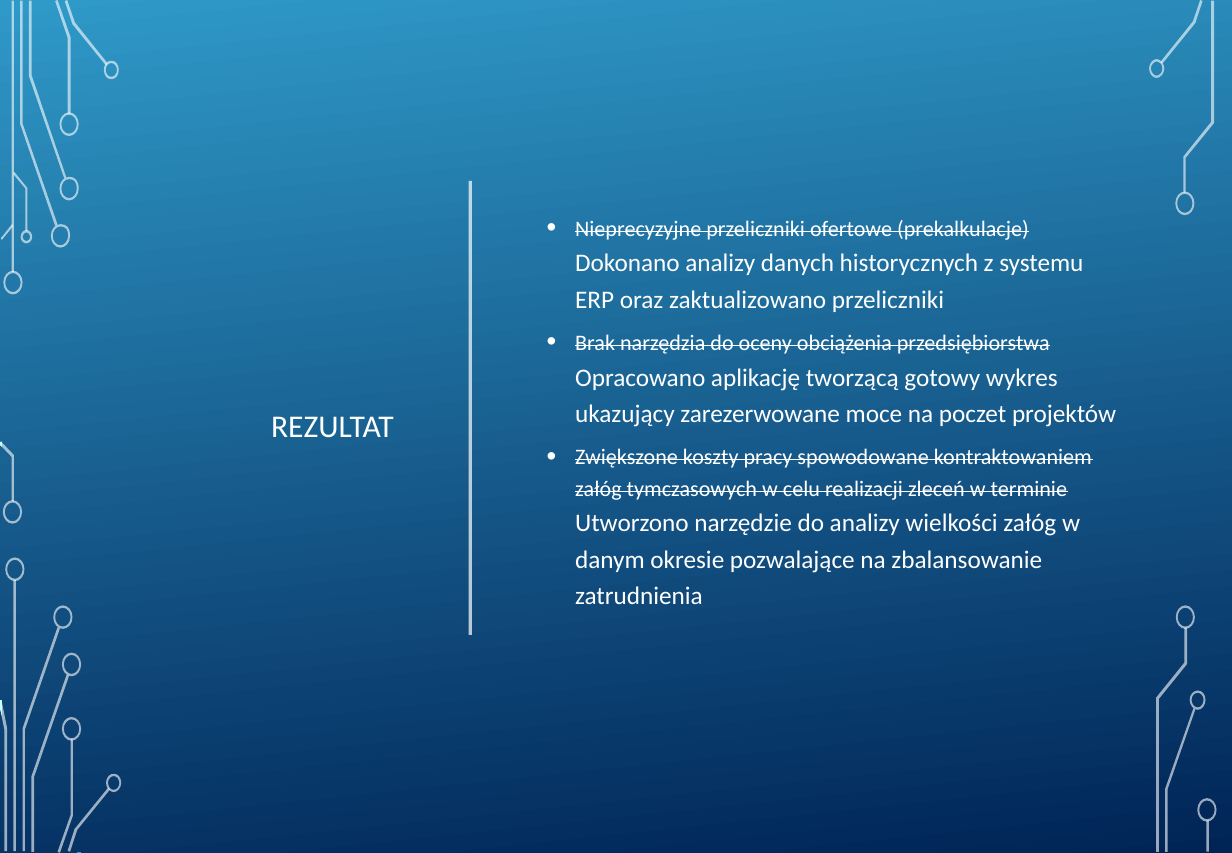
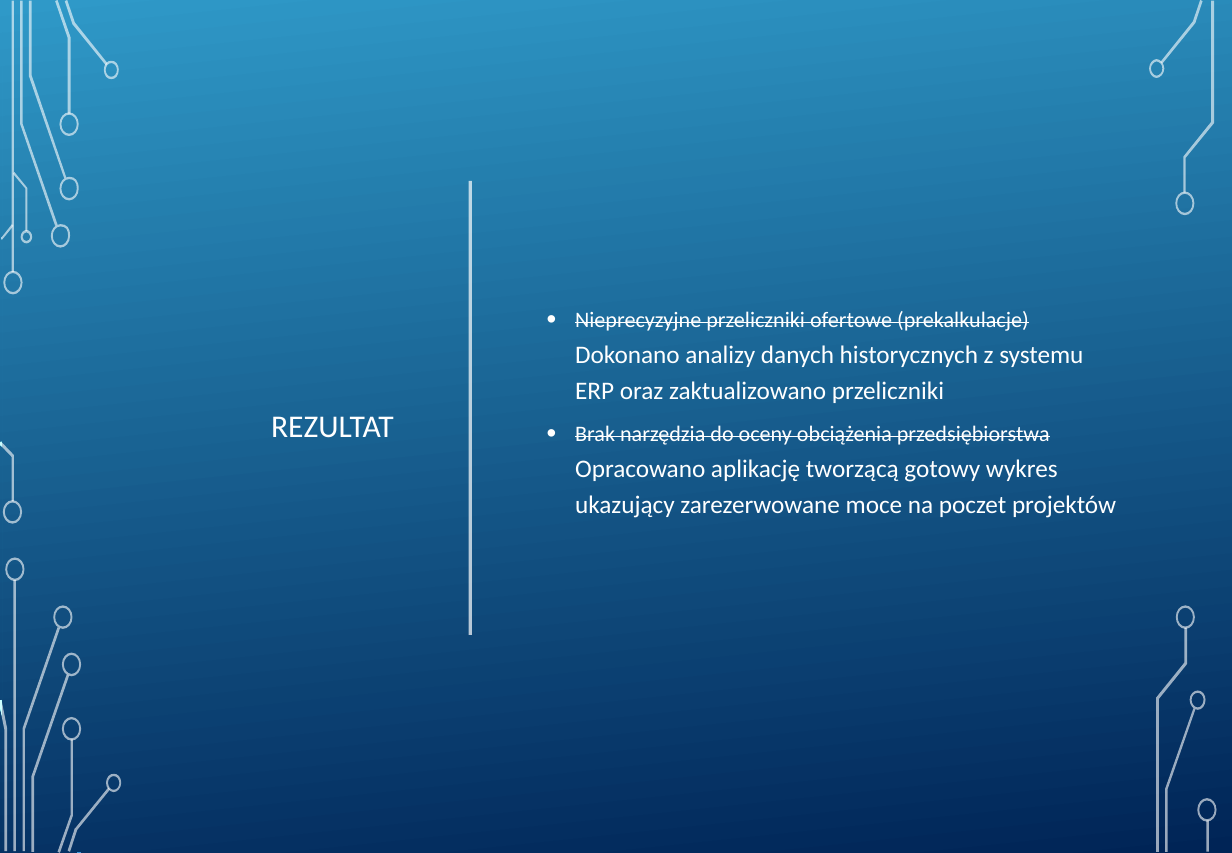
Before and after one commit to wszczawinski/DS_final_project, a slide deck: slide 13 of Analiza obciążenia przedsiębiorstwa produkcyjnego.pptx. Drawn at 1232x853 pixels with LibreOffice and Linux fonts; fonts in the diff are those of the drawing; background and template pictures are left out. Boxes give left, top, right and bottom in pixels: in the first picture for what was removed or moved away, otherwise in the second. Text is boxed around its words. In the diff, an @@ line names an element or a change of style, - is before the commit and + after.

```diff
--- a/Analiza obciążenia przedsiębiorstwa produkcyjnego.pptx
+++ b/Analiza obciążenia przedsiębiorstwa produkcyjnego.pptx
@@ text at bbox=[575, 448, 1092, 604]: paragraph removed @@
-• Zwiększone koszty pracy spowodowane kontraktowaniem załóg tymczasowych w celu realizacji zleceń w terminie
-  Utworzono narzędzie do analizy wielkości załóg w danym okresie pozwalające na zbalansowanie zatrudnienia
```
Also in this commit, not shown: 2 other slides changed, 1 other file.
